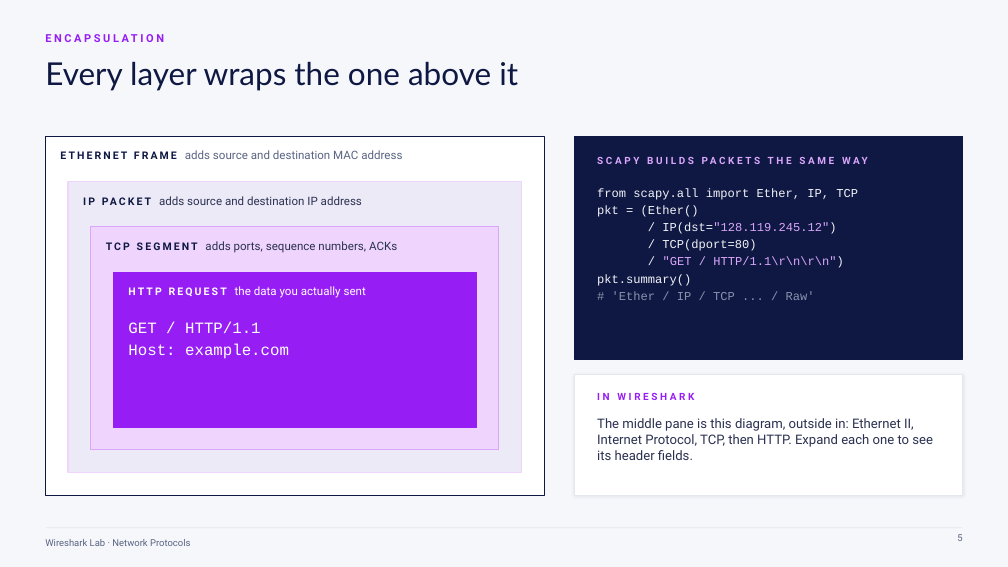
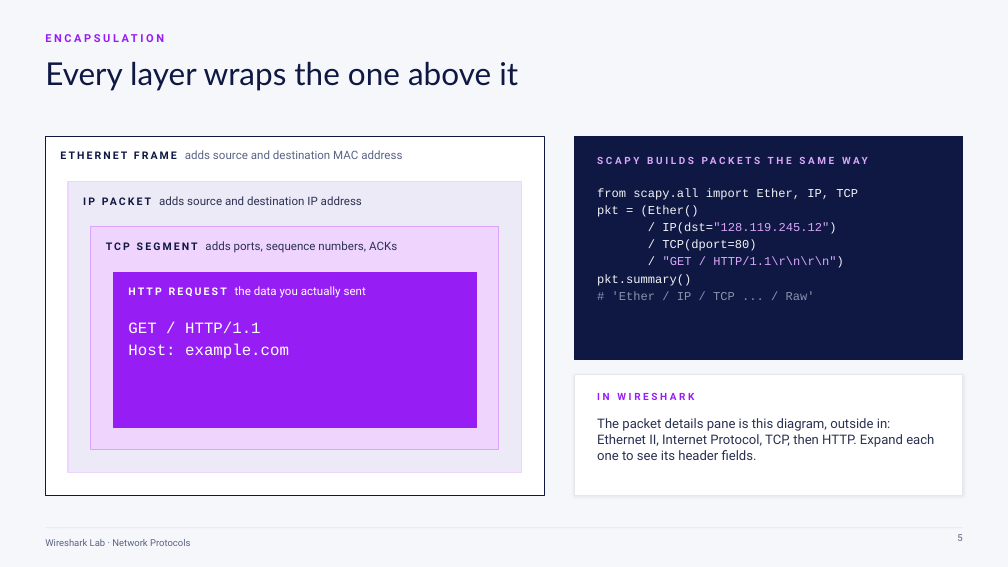
Before and after one commit to ToofastTurnip/Wireshark-Lab, a slide deck: slide 5 of Network Protocols.pptx. Drawn at 1008x567 pixels with LibreOffice and Linux fonts; fonts in the diff are those of the drawing. Boxes give left, top, right and bottom in pixels: in the first picture for what was removed or moved away, otherwise in the second. Text is boxed around its words. In the diff, an @@ line names an element or a change of style, - is before the commit and + after.

Commit message:
Slides: call it the packet details pane, not the middle pane
Newer Wireshark puts packet details and bytes side by side, so "middle
pane" no longer matches what students see. Updates slide 5 in the deck,
PDF, and slides.txt to match the README.

```diff
--- a/Network Protocols.pptx
+++ b/Network Protocols.pptx
@@ text at bbox=[597, 418, 934, 460]: text changed @@
-The middle pane is this diagram, outside in: Ethernet II, Internet Protocol, TCP, then HTTP. Expand each one to see its header fields.
+The packet details pane is this diagram, outside in: Ethernet II, Internet Protocol, TCP, then HTTP. Expand each one to see its header fields.
```
Also in this commit, not shown: 2 other files.
